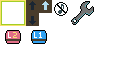
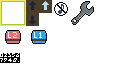
The second 128x64 image is a revision of the first. Changes to its layers:
added layer "inv_numbers" above "item_card_b" over [0, 53, 20, 63]
